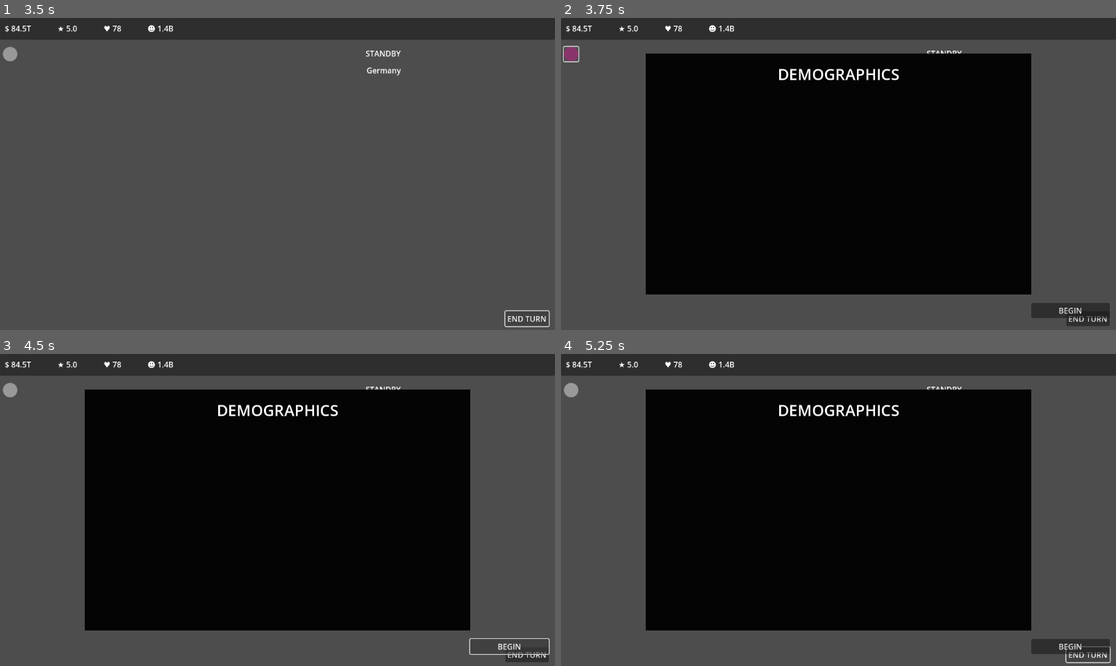
Above: before the commit, frames 1-4 (two rows, left to right).
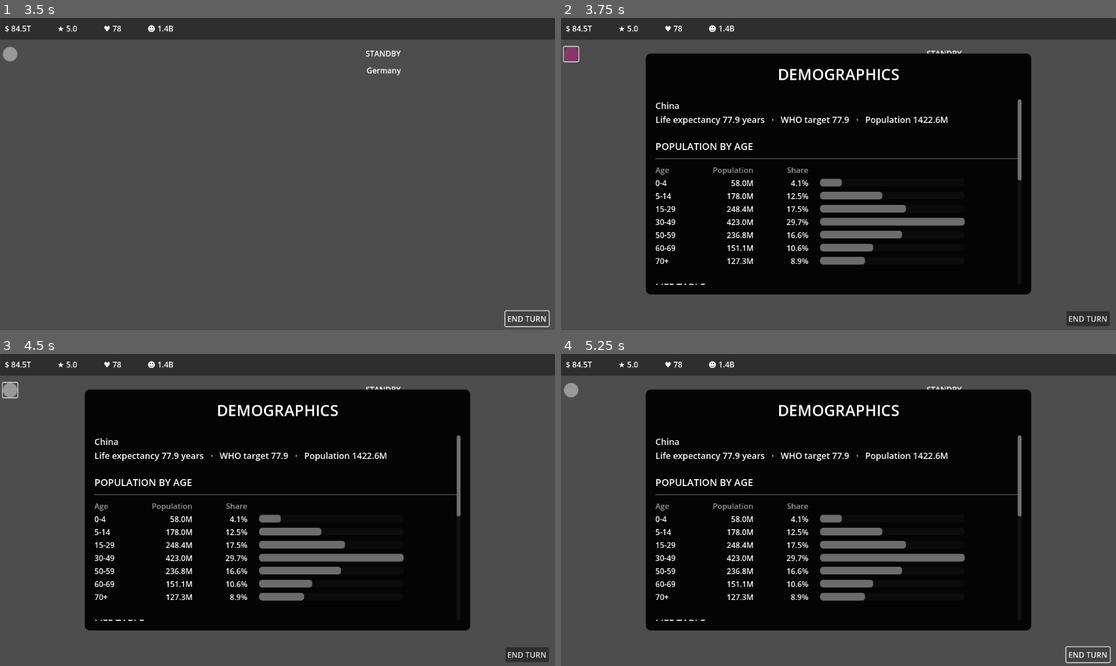
Above: after the commit, the same moments.

Repository: Bigfeta1/Political-Sim
Game: Godot game, scene res://Scenes/main_scene.tscn
The game is run twice, just before and just after one commit, with the same random seed, the same clock (stepped at 60 frames per second) and the same inputs.
Inputs (mouse positions are in pixels of both pictures, inside the frame that each line leads up to):
- Up to frame 1 (3.5 s): click "NEW GAME" at 0.5 s; click "NEW GAME" at 1.25 s; click "BEGIN" at 2 s; click "END TURN" at 2.75 s
- Up to frame 2 (3.75 s): click (572, 55) at 3.5 s
- Up to frame 3 (4.5 s): click (510, 647) at 4.25 s, where only the run before the commit has a clickable "BEGIN"
- Up to frame 4 (5.25 s): click "END TURN" at 5 s

Frame 1 is identical in both runs. In frame 2, 5.0% of the frame differs, in the area x 15-99%, y 11-97%; in frame 3, 4.7%; in frame 4, 5.0%.
Error before the commit: Invalid access to property or key 'has_selection' on a base object of type 'Nil'. (res://Scripts/MainMenu/Panels/begin_button.gd:9)

Commit message:
beautiful demographics

Diff:
--- a/Scenes/PlayingRound/Panels/demographics_panel.tscn
+++ b/Scenes/PlayingRound/Panels/demographics_panel.tscn
@@ -1,14 +1,32 @@
-[gd_scene load_steps=4 format=3 uid="uid://doqpl6qv8n4ly"]
+[gd_scene load_steps=10 format=3 uid="uid://doqpl6qv8n4ly"]
 
-[ext_resource type="Script" uid="uid://cbn3xyofkssdf" path="res://Scripts/MainMenu/Panels/begin_button.gd" id="1_4hhl4"]
+[ext_resource type="Script" uid="uid://o68lhplth3hb" path="res://Scripts/UI/PlayingRound/Panels/Demographics/demographics_panel.gd" id="1_panel"]
+[ext_resource type="Script" uid="uid://bhs8disk2kmdx" path="res://Scripts/UI/PlayingRound/Panels/Demographics/demographics_summary.gd" id="2_summary"]
+[ext_resource type="Script" uid="uid://difuc777hl3r7" path="res://Scripts/UI/PlayingRound/Panels/Demographics/population_table.gd" id="3_population"]
+[ext_resource type="Script" uid="uid://d3dnkikoaf6n3" path="res://Scripts/UI/PlayingRound/Panels/Demographics/life_table_view.gd" id="4_life_table"]
 
 [sub_resource type="StyleBoxFlat" id="StyleBoxFlat_4hhl4"]
 bg_color = Color(0.01773239, 0.017732395, 0.017732374, 1)
+corner_radius_top_left = 10
+corner_radius_top_right = 10
+corner_radius_bottom_right = 10
+corner_radius_bottom_left = 10
 
 [sub_resource type="LabelSettings" id="LabelSettings_kgrr2"]
 font_size = 32
 
+[sub_resource type="LabelSettings" id="LabelSettings_section"]
+font_size = 20
+
+[sub_resource type="LabelSettings" id="LabelSettings_country"]
+font_size = 18
+
+[sub_resource type="LabelSettings" id="LabelSettings_legend"]
+font_size = 14
+font_color = Color(0.55, 0.55, 0.55, 1)
+
 [node name="DemographicsPanel" type="Node"]
+script = ExtResource("1_panel")
 
 [node name="Logic" type="Node" parent="."]
 
@@ -43,18 +61,58 @@
 [node name="CountryList" type="VBoxContainer" parent="Panel/CountryScroll"]
 layout_mode = 2
 size_flags_horizontal = 3
+theme_override_constants/separation = 10
 
-[node name="BeginButton" type="Button" parent="Panel"]
-layout_mode = 1
-anchors_preset = -1
-anchor_left = 1.0
-anchor_top = 1.0
-anchor_right = 1.0
-anchor_bottom = 1.0
-offset_top = 31.0
-offset_right = 163.0
-offset_bottom = 49.0
-grow_horizontal = 0
-grow_vertical = 0
-text = "BEGIN"
-script = ExtResource("1_4hhl4")
+[node name="Summary" type="Label" parent="Panel/CountryScroll/CountryList"]
+layout_mode = 2
+label_settings = SubResource("LabelSettings_country")
+script = ExtResource("2_summary")
+
+[node name="PopulationSpacer" type="Control" parent="Panel/CountryScroll/CountryList"]
+custom_minimum_size = Vector2(0, 8)
+layout_mode = 2
+
+[node name="PopulationTitle" type="Label" parent="Panel/CountryScroll/CountryList"]
+layout_mode = 2
+text = "POPULATION BY AGE"
+label_settings = SubResource("LabelSettings_section")
+
+[node name="PopulationSeparator" type="HSeparator" parent="Panel/CountryScroll/CountryList"]
+layout_mode = 2
+
+[node name="PopulationTable" type="GridContainer" parent="Panel/CountryScroll/CountryList"]
+layout_mode = 2
+theme_override_constants/h_separation = 24
+columns = 4
+script = ExtResource("3_population")
+
+[node name="LifeTableSpacer" type="Control" parent="Panel/CountryScroll/CountryList"]
+custom_minimum_size = Vector2(0, 8)
+layout_mode = 2
+
+[node name="LifeTableTitle" type="Label" parent="Panel/CountryScroll/CountryList"]
+layout_mode = 2
+text = "LIFE TABLE"
+label_settings = SubResource("LabelSettings_section")
+
+[node name="LifeTableSeparator" type="HSeparator" parent="Panel/CountryScroll/CountryList"]
+layout_mode = 2
+
+[node name="LifeTable" type="VBoxContainer" parent="Panel/CountryScroll/CountryList"]
+layout_mode = 2
+theme_override_constants/separation = 12
+script = ExtResource("4_life_table")
+
+[node name="Rows" type="GridContainer" parent="Panel/CountryScroll/CountryList/LifeTable"]
+layout_mode = 2
+theme_override_constants/h_separation = 24
+columns = 6
+
+[node name="Legend" type="Label" parent="Panel/CountryScroll/CountryList/LifeTable"]
+layout_mode = 2
+label_settings = SubResource("LabelSettings_legend")
+
+[node name="Totals" type="GridContainer" parent="Panel/CountryScroll/CountryList/LifeTable"]
+layout_mode = 2
+theme_override_constants/h_separation = 24
+columns = 3
--- a/Scripts/Country/Parameters/Population/life_expectancy.gd
+++ b/Scripts/Country/Parameters/Population/life_expectancy.gd
@@ -22,14 +22,15 @@
 
 func calibrate():
 	var table = life_table()
-	open_band_start_years = (target_life_expectancy - table[0]) / table[1]
+	open_band_start_years = (target_life_expectancy - table["years"]) / table["survivors"]
 	open_band_start_rate = mortality.death_rate(open_band)
 
 func calculate():
 	var table = life_table()
-	set_life_expectancy(table[0] + table[1] * open_band_start_years * open_band_start_rate / mortality.death_rate(open_band))
+	set_life_expectancy(table["years"] + table["survivors"] * open_band_years())
 
-func life_table() -> Array:
+func life_table() -> Dictionary:
+	var rows := []
 	var survivors := 1.0
 	var years := 0.0
 	for band in age_bands.get_children():
@@ -38,9 +39,27 @@
 		var rate = mortality.death_rate(band)
 		var dying = band.width * rate / (1 + band.width / 2.0 * rate)
 		var next_survivors = survivors * (1 - dying)
-		years += band.width * next_survivors + band.width / 2.0 * (survivors - next_survivors)
+		var band_years = band.width * next_survivors + band.width / 2.0 * (survivors - next_survivors)
+		rows.append({
+			"band": band,
+			"rate": rate,
+			"dying": dying,
+			"survivors": survivors,
+			"years": band_years,
+		})
+		years += band_years
 		survivors = next_survivors
-	return [years, survivors]
+	return {
+		"rows": rows,
+		"years": years,
+		"survivors": survivors,
+	}
+
+func open_band_years() -> float:
+	return open_band_start_years * open_band_start_rate / mortality.death_rate(open_band)
+
+func flat_open_band_years() -> float:
+	return 1.0 / mortality.death_rate(open_band)
 
 func set_life_expectancy(value):
 	life_expectancy = value
--- a/Scripts/Logic/PlayingRound/EventCoordinators/event_coordinators.gd
+++ b/Scripts/Logic/PlayingRound/EventCoordinators/event_coordinators.gd
@@ -5,4 +5,4 @@
 
 func initialize(country_manager, state_mngr, playing_round_ui):
 	game_initializer.initialize(country_manager)
-	state_router.initialize(state_mngr, playing_round_ui)
+	state_router.initialize(state_mngr, playing_round_ui, country_manager)
--- a/Scripts/Logic/PlayingRound/EventCoordinators/round_state_router.gd
+++ b/Scripts/Logic/PlayingRound/EventCoordinators/round_state_router.gd
@@ -3,14 +3,16 @@
 var state_manager
 var menu_state_manager
 var ui
+var country_manager
 
 var demographics_panel_instance = null
 const DEMOGRAPHICS_PANEL = "res://Scenes/PlayingRound/Panels/demographics_panel.tscn"
 
-func initialize(state_mngr, playing_round_ui):
+func initialize(state_mngr, playing_round_ui, country_mngr):
 	state_manager = state_mngr
 	menu_state_manager = state_manager.menu_state_manager
 	ui = playing_round_ui
+	country_manager = country_mngr
 
 	menu_state_manager.menu_state_changed.connect(_on_menu_state_changed)
 
@@ -28,6 +30,7 @@
 
 	demographics_panel_instance = SceneLoader.instantiate(DEMOGRAPHICS_PANEL)
 	ui.panels.add_child(demographics_panel_instance)
+	demographics_panel_instance.initialize(country_manager.get_player_country())
 
 func destroy_demographics_panel():
 	if demographics_panel_instance == null:
--- /dev/null
+++ b/Scripts/UI/PlayingRound/Panels/Demographics/demographics_panel.gd
@@ -0,0 +1,10 @@
+extends Node
+
+@onready var summary = $Panel/CountryScroll/CountryList/Summary
+@onready var population_table = $Panel/CountryScroll/CountryList/PopulationTable
+@onready var life_table = $Panel/CountryScroll/CountryList/LifeTable
+
+func initialize(player_country):
+	summary.initialize(player_country)
+	population_table.initialize(player_country)
+	life_table.initialize(player_country)
--- /dev/null
+++ b/Scripts/UI/PlayingRound/Panels/Demographics/demographics_summary.gd
@@ -0,0 +1,17 @@
+extends Label
+
+var country_data
+
+func initialize(player_country):
+	country_data = player_country.data
+	player_country.population.life_expectancy.life_expectancy_changed.connect(draw_text.unbind(1))
+	player_country.population.count.population_count_changed.connect(draw_text.unbind(1))
+	draw_text()
+
+func draw_text():
+	text = "%s\nLife expectancy %.1f years   ·   WHO target %.1f   ·   Population %.1fM" % [
+		country_data.country_name,
+		country_data.country_life_expectancy,
+		country_data.country_target_life_expectancy,
+		country_data.country_population_count / 1000000.0,
+	]
--- /dev/null
+++ b/Scripts/UI/PlayingRound/Panels/Demographics/life_table_view.gd
@@ -0,0 +1,65 @@
+extends VBoxContainer
+
+const TableCell = preload("res://Scripts/UI/PlayingRound/Panels/Demographics/table_cell.gd")
+
+const HEADERS = ["n", "m(x) per 1,000", "q(x)", "l(x)", "L(x) years"]
+const LEGEND = [
+	"n    years the age band covers",
+	"m(x)    deaths per 1,000 people in the band per year",
+	"q(x)    chance that someone entering the band dies before leaving it",
+	"l(x)    share of newborns still alive at the start of the band",
+	"L(x)    years the average newborn lives inside the band; for %s, all years lived from %d on",
+]
+
+@onready var rows = $Rows
+@onready var legend = $Legend
+@onready var totals = $Totals
+
+var life_expectancy
+var mortality
+
+func initialize(player_country):
+	life_expectancy = player_country.population.life_expectancy
+	mortality = player_country.population.mortality
+	life_expectancy.life_expectancy_changed.connect(draw_table.unbind(1))
+	draw_table()
+
+func draw_table():
+	clear(rows)
+	clear(totals)
+
+	var open_band = life_expectancy.open_band
+	var table = life_expectancy.life_table()
+	var open_years = life_expectancy.open_band_years()
+
+	rows.add_child(TableCell.header("Age", HORIZONTAL_ALIGNMENT_LEFT))
+	for header in HEADERS:
+		rows.add_child(TableCell.header(header))
+
+	for row in table["rows"]:
+		add_row([row["band"].key, str(row["band"].width), "%.2f" % (row["rate"] * 1000), "%.4f" % row["dying"], "%.3f" % row["survivors"], "%.2f" % row["years"]])
+	add_row([open_band.key, "—", "%.2f" % (mortality.death_rate(open_band) * 1000), "—", "%.3f" % table["survivors"], "%.2f" % (table["survivors"] * open_years)])
+
+	var legend_lines = LEGEND.duplicate()
+	legend_lines[-1] = legend_lines[-1] % [open_band.key, open_band.start_age]
+	legend.text = "\n".join(legend_lines)
+
+	add_total("Years lived before %d" % open_band.start_age, "%.2f" % table["years"], "sum of L(x) for the bands below %d" % open_band.start_age)
+	add_total("Share reaching %d" % open_band.start_age, "%.3f" % table["survivors"], "l(x) at %d" % open_band.start_age)
+	add_total("Years remaining at %d" % open_band.start_age, "%.2f" % open_years, "set so life expectancy matches the WHO target; one flat rate (1/m) would give %.2f" % life_expectancy.flat_open_band_years())
+	add_total("Life expectancy at birth", "%.2f" % life_expectancy.life_expectancy, "%.2f + %.3f × %.2f" % [table["years"], table["survivors"], open_years])
+
+func add_row(cells):
+	rows.add_child(TableCell.value(cells[0], HORIZONTAL_ALIGNMENT_LEFT))
+	for i in range(1, cells.size()):
+		rows.add_child(TableCell.value(cells[i]))
+
+func add_total(total_name, total_value, total_note):
+	totals.add_child(TableCell.value(total_name, HORIZONTAL_ALIGNMENT_LEFT))
+	totals.add_child(TableCell.value(total_value))
+	totals.add_child(TableCell.note(total_note))
+
+func clear(container):
+	for child in container.get_children():
+		container.remove_child(child)
+		child.queue_free()
--- /dev/null
+++ b/Scripts/UI/PlayingRound/Panels/Demographics/population_table.gd
@@ -0,0 +1,45 @@
+extends GridContainer
+
+const TableCell = preload("res://Scripts/UI/PlayingRound/Panels/Demographics/table_cell.gd")
+
+const BAR_WIDTH = 300
+
+var age_bands
+var count
+
+func initialize(player_country):
+	age_bands = player_country.population.age_bands
+	count = player_country.population.count
+	count.population_count_changed.connect(draw_table.unbind(1))
+	draw_table()
+
+func draw_table():
+	for child in get_children():
+		remove_child(child)
+		child.queue_free()
+
+	add_child(TableCell.header("Age", HORIZONTAL_ALIGNMENT_LEFT))
+	add_child(TableCell.header("Population"))
+	add_child(TableCell.header("Share"))
+	add_child(TableCell.header(""))
+
+	var largest_share := 0.0
+	for band in age_bands.get_children():
+		largest_share = max(largest_share, band.population / count.population_count)
+
+	for band in age_bands.get_children():
+		var share = band.population / count.population_count
+		add_child(TableCell.value(band.key, HORIZONTAL_ALIGNMENT_LEFT))
+		add_child(TableCell.value("%.1fM" % (band.population / 1000000.0)))
+		add_child(TableCell.value("%.1f%%" % (share * 100)))
+		add_bar(share, largest_share)
+
+func add_bar(share, largest_share):
+	var bar = ProgressBar.new()
+	bar.show_percentage = false
+	bar.step = 0.0
+	bar.max_value = largest_share
+	bar.value = share
+	bar.custom_minimum_size = Vector2(BAR_WIDTH, 16)
+	bar.size_flags_vertical = Control.SIZE_SHRINK_CENTER
+	add_child(bar)
--- /dev/null
+++ b/Scripts/UI/PlayingRound/Panels/Demographics/table_cell.gd
@@ -0,0 +1,26 @@
+extends RefCounted
+
+const HEADER_COLOR = Color(0.6, 0.6, 0.6)
+const NOTE_COLOR = Color(0.55, 0.55, 0.55)
+const COLUMN_WIDTH = 90
+const NOTE_WIDTH = 380
+
+static func header(cell_text, align := HORIZONTAL_ALIGNMENT_RIGHT) -> Label:
+	var label = value(cell_text, align)
+	label.modulate = HEADER_COLOR
+	return label
+
+static func value(cell_text, align := HORIZONTAL_ALIGNMENT_RIGHT) -> Label:
+	var label = Label.new()
+	label.text = cell_text
+	label.horizontal_alignment = align
+	label.custom_minimum_size.x = COLUMN_WIDTH
+	return label
+
+static func note(cell_text) -> Label:
+	var label = Label.new()
+	label.text = cell_text
+	label.modulate = NOTE_COLOR
+	label.autowrap_mode = TextServer.AUTOWRAP_WORD_SMART
+	label.custom_minimum_size.x = NOTE_WIDTH
+	return label
Not shown, added: Scripts/UI/PlayingRound/Panels/Demographics/demographics_panel.gd.uid
Not shown, added: Scripts/UI/PlayingRound/Panels/Demographics/demographics_summary.gd.uid
Not shown, added: Scripts/UI/PlayingRound/Panels/Demographics/life_table_view.gd.uid
Not shown, added: Scripts/UI/PlayingRound/Panels/Demographics/population_table.gd.uid
Not shown, added: Scripts/UI/PlayingRound/Panels/Demographics/table_cell.gd.uid
Not shown, changed: docs/life_expectancy.md
Not shown, changed: docs/onboarding.md
